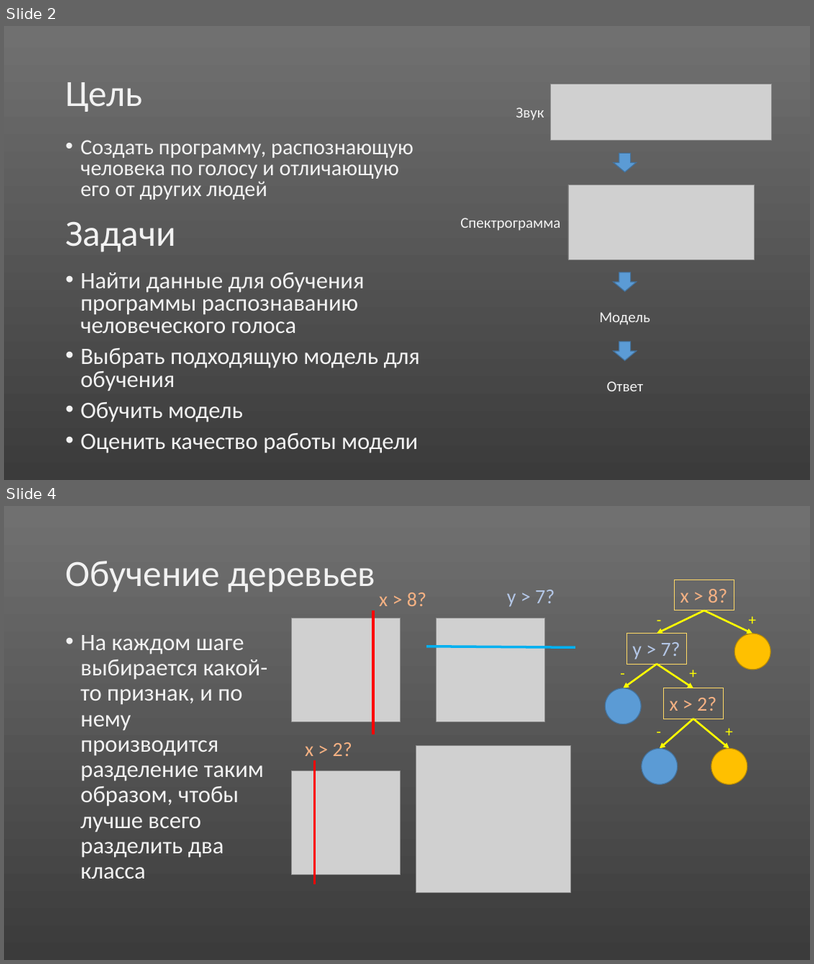
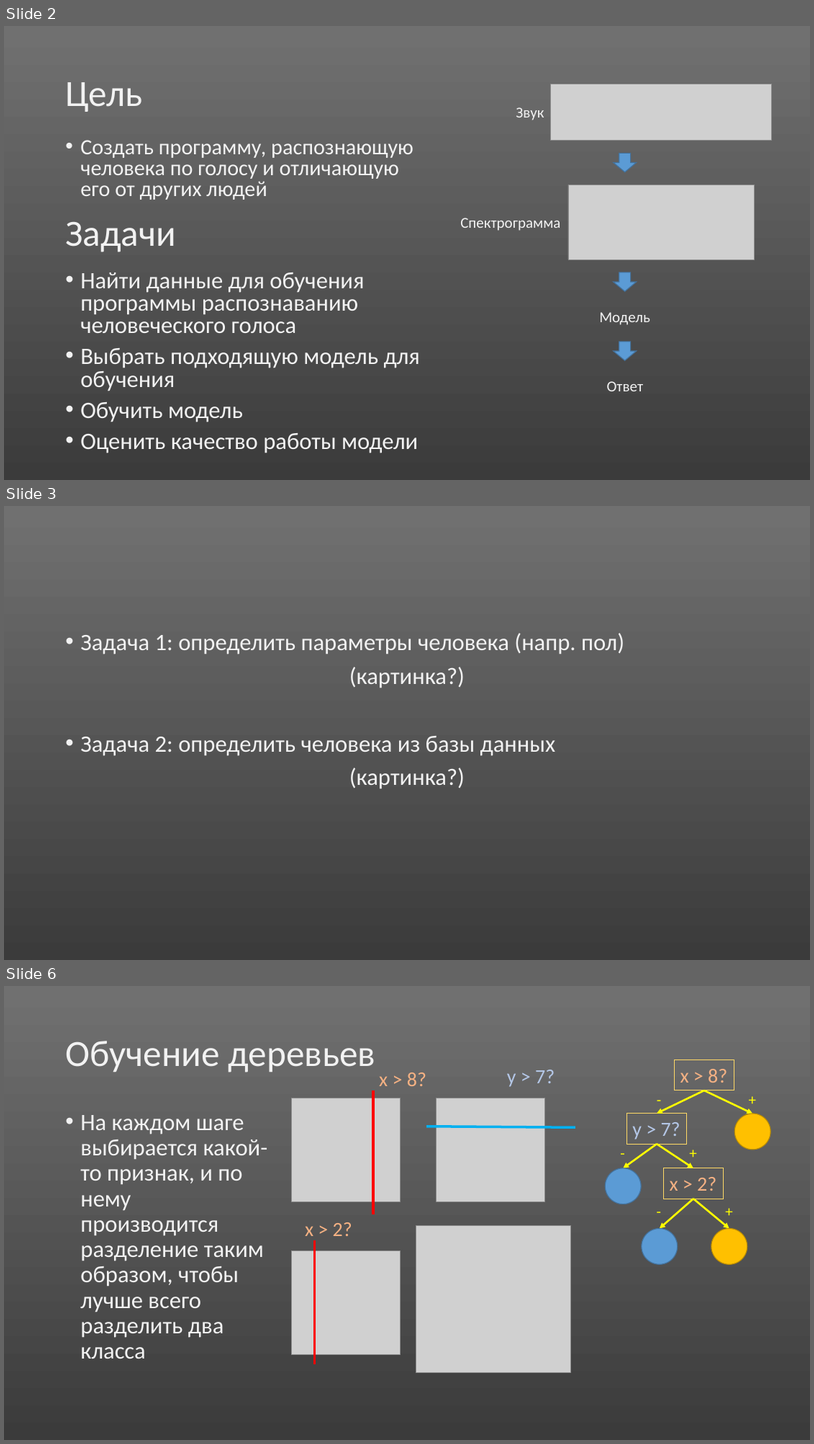
Before and after one commit to abrikos110/school-bla, a slide deck: presentations/voice-rec.pptx. Shown one above the other, each under a label of ours: slides 2 and 4 before the commit, slides 2, 3 and 6 after it; the slides between them are not shown. The pictures are 814x964 and 814x1444 pixels, drawn with LibreOffice and Linux fonts; fonts in the diff are those of the drawing; grey boxes stand for pictures. Boxes give left, top, right and bottom in pixels: in the first picture for what was removed or moved away, otherwise in the second. Text is boxed around its words. In the diff, an @@ line names an element or a change of style, - is before the commit and + after.

```diff
--- a/presentations/voice-rec.pptx
+++ b/presentations/voice-rec.pptx
@@ slide 3 added at [4,506,810,960], background gradient #707070 to #3B3B3B @@
@@ text added at [80,633,625,789], 28 pt, text #F2F2F2 @@
+• Задача 1: определить параметры человека (напр. пол)
+(картинка?)
+• Задача 2: определить человека из базы данных
+(картинка?)
@@ what was slide 4 is now slide 6 @@
```
Also in this commit, not shown: 6 slides changed, 7 other slides added, 1 slide removed.
